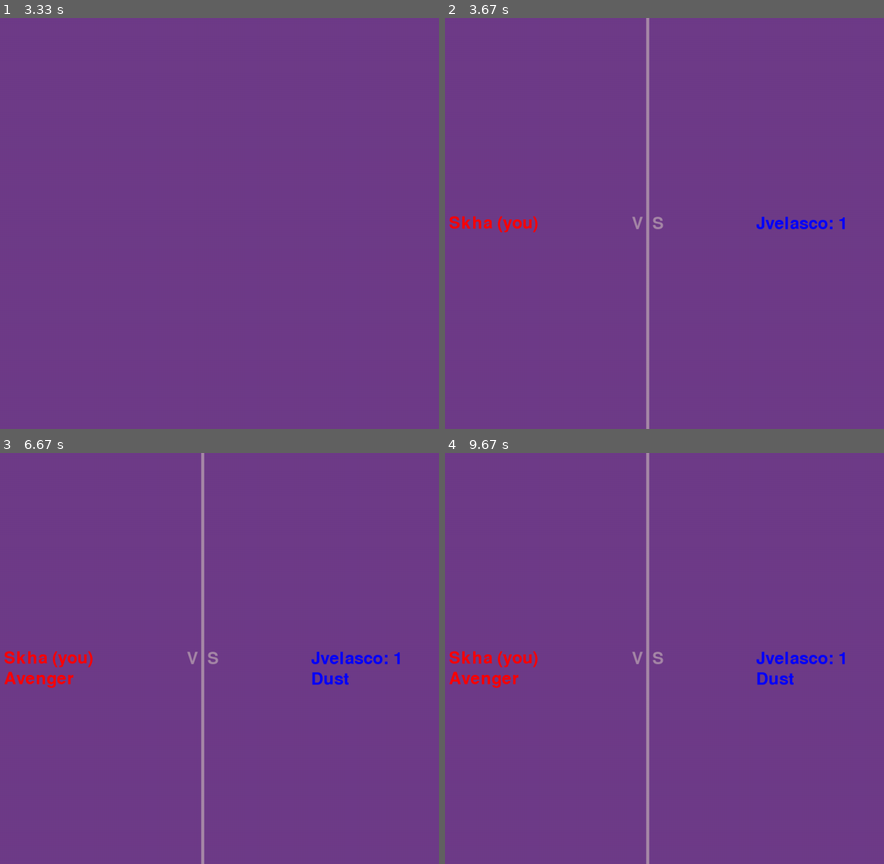
Above: before the commit, frames 1-4 (two rows, left to right).
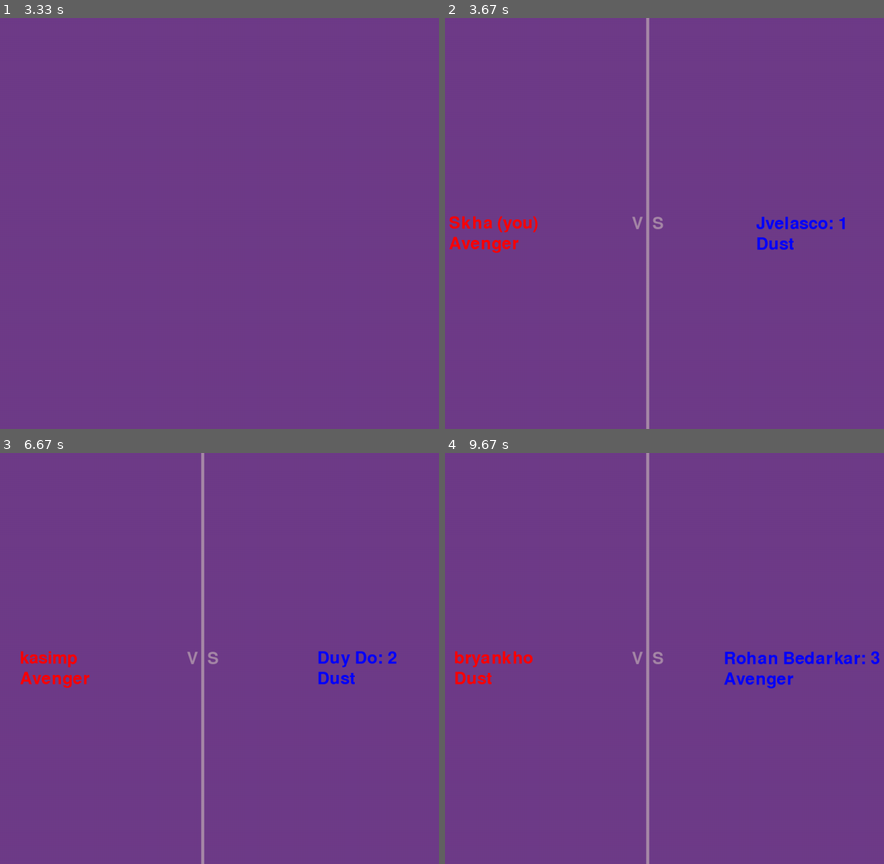
Above: after the commit, the same moments.

Repository: Steven-Kha/ThanosSnapPygame
Game: pygame game, started from main.py
Two runs of this game, one before a commit and one after it. Both use one fixed random seed, a clock stepped at 60 frames per second and the inputs below.
Inputs:
- Up to frame 1 (3.33 s): click "Play" at 0.38 s
- Up to frame 2 (3.67 s): no input
- Up to frame 3 (6.67 s): no input
- Up to frame 4 (9.67 s): no input

Frame 1 is identical in both runs. In frame 2, 0.4% of the frame differs, in the area x 0-80%, y 53-58%; in frame 3, 1.2%; in frame 4, 1.5%, in the area x 0-100%, y 48-58%.

Commit message:
just display subtitles

Diff:
--- a/game_functions.py
+++ b/game_functions.py
@@ -43,23 +43,22 @@
 
         # randomly set it to 0 or 1
         call = random.randint(0, 1)
-
+        print("-" * 40)
         nowTime = pygame.time.get_ticks()
         print("nowTime: " + str(nowTime))
         sTime = pygame.time.get_ticks()
         print("sTime: " + str(sTime))
-
-        print("while sTime - nowTime < 3: ")
         print("-" * 40)
+        print("while sTime - nowTime < 3000: ")
         while (sTime - nowTime < 3000):
             sTime = pygame.time.get_ticks()
-            print("nowTime: " + str(nowTime))
-            print("sTime: " + str(sTime))
+            # print("nowTime: " + str(nowTime))
+            # print("sTime: " + str(sTime))
         print("-" * 40)
 
         if (sTime - nowTime >= 3000 and len(chosen) > 0):
+            print(str(sTime) + " - " + str(nowTime) + ">= 3000")
             nowTime = sTime
-            print(str(sTime) + " - " + str(nowTime) + ">= 3000")
 
             #pop names so they don't appear again
             if call:
@@ -70,6 +69,8 @@
                 newAvenger.append(rightName)
                 gameText.prepLeftName(leftName)
                 gameText.prepRightName(rightName + ": " + str(len(newChosen)))
+                gameText.prepTitleLeft('Dust')
+                gameText.prepTitleRight('Avenger')
 
                 #print out these two times to see why they don't appear 3 seconds later.
 
@@ -81,40 +82,52 @@
                 newAvenger.append(leftName)
                 gameText.prepLeftName(leftName)
                 gameText.prepRightName(rightName + ": " + str(len(newChosen)))
-
-        gameText.draw_text()
-        center_line.draw_center_line()
-
-        dustStart = pygame.time.get_ticks()
-        print("dustStart: " + str(dustStart))
-        dustStop = pygame.time.get_ticks()
-        print("dustStop: " + str(dustStop))
-
-        print("while dustStop - dustTime < 3000")
-        print("-"*40)
-
-        while dustStop - dustStart < 3000:
-            dustStop = pygame.time.get_ticks()
-            print("dustStart: " + str(dustStart))
-            print("dustStop: " + str(dustStop))
-        print("-" * 40)
-
-        if dustStop - dustStart >= 3000:
-            print( str(dustStart) + "-" + str(dustStop) + ">=3000")
-            if call:
-                dustStart = dustStop
-                gameText.prepTitleLeft('Dust')
-                gameText.prepTitleRight('Avenger')
-            else:
-                dustStart = dustStop
                 gameText.prepTitleRight('Dust')
                 gameText.prepTitleLeft('Avenger')
 
         gameText.draw_text()
         center_line.draw_center_line()
 
+        # print("-" * 40)
+        # print("printing subtitles now...")
+        # print("-" * 40)
+        #
+        # nowTime = pygame.time.get_ticks()
+        # sTime = pygame.time.get_ticks()
+        # print("nowTime: " + str(nowTime))
+        # print("sTime: " + str(sTime))
+        #
+        # print("-" * 40)
+        # print("while sTime - nowTime < 3000")
+        # print("-" * 40)
+        #
+        # while sTime - nowTime < 3000:
+        #     gameText.draw_text()
+        #     center_line.draw_center_line()
+        #     sTime = pygame.time.get_ticks()
+        #     # print("nowTime: " + str(nowTime))
+        #     # print("sTime: " + str(sTime))
+        #
+        # if sTime - nowTime >= 3000:
+        #     print(str(sTime) + "-" + str(nowTime) + ">=3000")
+        #     if call:
+        #         nowTime = sTime
+        #         gameText.prepTitleLeft('Dust')
+        #         gameText.prepTitleRight('Avenger')
+        #     else:
+        #         nowTime = sTime
+        #         gameText.prepTitleRight('Dust')
+        #         gameText.prepTitleLeft('Avenger')
+        #
+        # gameText.draw_text()
+        # center_line.draw_center_line()
+
         gameText.prepTitleLeft('')
         gameText.prepTitleRight('')
+
+        if len(chosen) == 0:
+            gameText.prepLeftName("THE")
+            gameText.prepRightName("END")
 
 
     if not stats.game_active:
--- a/snapAlgorithmMain.py
+++ b/snapAlgorithmMain.py
@@ -31,29 +31,31 @@
     # for i in range(len(biotic)):
     #     print(str(i) + ": " + str(biotic[i]))
 
-    print("Number of living names at the start: " + str(len(biotic)))
+    #print("Number of living names at the start: " + str(len(biotic)))
 
     # for i in range(len(fiftyFifty)):
     #     print(str(i) + ": " + str(fiftyFifty[i]))
 
     while len(biotic) > 0:
 
-        if len(biotic) > 1:
-            print(str(biotic[len(biotic)-1]) + " vs. " + str(biotic[len(biotic)-2]) )
-            print("")
+        #if len(biotic) > 1:
+            #print(str(biotic[len(biotic)-1]) + " vs. " + str(biotic[len(biotic)-2]) )
+            #print("")
         if len(biotic) > 0 and len(biotic) < 2:
-            print("Last but not least. " + str(biotic[0]) + "...")
+            #print("Last but not least. " + str(biotic[0]) + "...")
+            pass
         #time.sleep(3)
         #pops the top two biotics or calls oddNameLeft to decide the last name in biotic
         if versus(fiftyFifty, biotic, chosen, avenger, lastOne, lastOneChosen):
+            pass
             #exit() #has the a print message who is fallen or an avenger
-            print(str(chosen[len(chosen)-1]) + " has fallen.")
-            print(str(avenger[len(avenger)-1]) + " is an avenger.")
-        print("")
-        print("Number of names to be decided still: " + str(len(biotic)))
-        print("")
+            #print(str(chosen[len(chosen)-1]) + " has fallen.")
+            #print(str(avenger[len(avenger)-1]) + " is an avenger.")
+        #print("")
+        #print("Number of names to be decided still: " + str(len(biotic)))
+        #print("")
         #time.sleep(3.5)
-        clear()
+        #clear()
 
 
 
@@ -70,3 +72,5 @@
 
     #write the names of avengers to textfile
     writeAvenger(avenger)
+
+    print("End of snap Algorithm\nPygame debugging starts now.\n")
--- a/time.py
+++ b/time.py
@@ -15,4 +15,40 @@
 print("-"*40)
 
 if stopTime - startTime > 2:
-    print( (str(stopTime)) + " - " + str(stopTime) + " >= 3" )
+    print( (str(startTime)) + " - " + str(stopTime) + " >= 3" )
+
+#----------
+
+    # print("-" * 40)
+    # print("printing subtitles now...")
+    # print("-" * 40)
+    #
+    # nowTime = pygame.time.get_ticks()
+    # sTime = pygame.time.get_ticks()
+    # print("nowTime: " + str(nowTime))
+    # print("sTime: " + str(sTime))
+    #
+    # print("-" * 40)
+    # print("while sTime - nowTime < 3000")
+    # print("-" * 40)
+    #
+    # while sTime - nowTime < 3000:
+    #     gameText.draw_text()
+    #     center_line.draw_center_line()
+    #     sTime = pygame.time.get_ticks()
+    #     # print("nowTime: " + str(nowTime))
+    #     # print("sTime: " + str(sTime))
+    #
+    # if sTime - nowTime >= 3000:
+    #     print(str(sTime) + "-" + str(nowTime) + ">=3000")
+    #     if call:
+    #         nowTime = sTime
+    #         gameText.prepTitleLeft('Dust')
+    #         gameText.prepTitleRight('Avenger')
+    #     else:
+    #         nowTime = sTime
+    #         gameText.prepTitleRight('Dust')
+    #         gameText.prepTitleLeft('Avenger')
+    #
+    # gameText.draw_text()
+    # center_line.draw_center_line()
